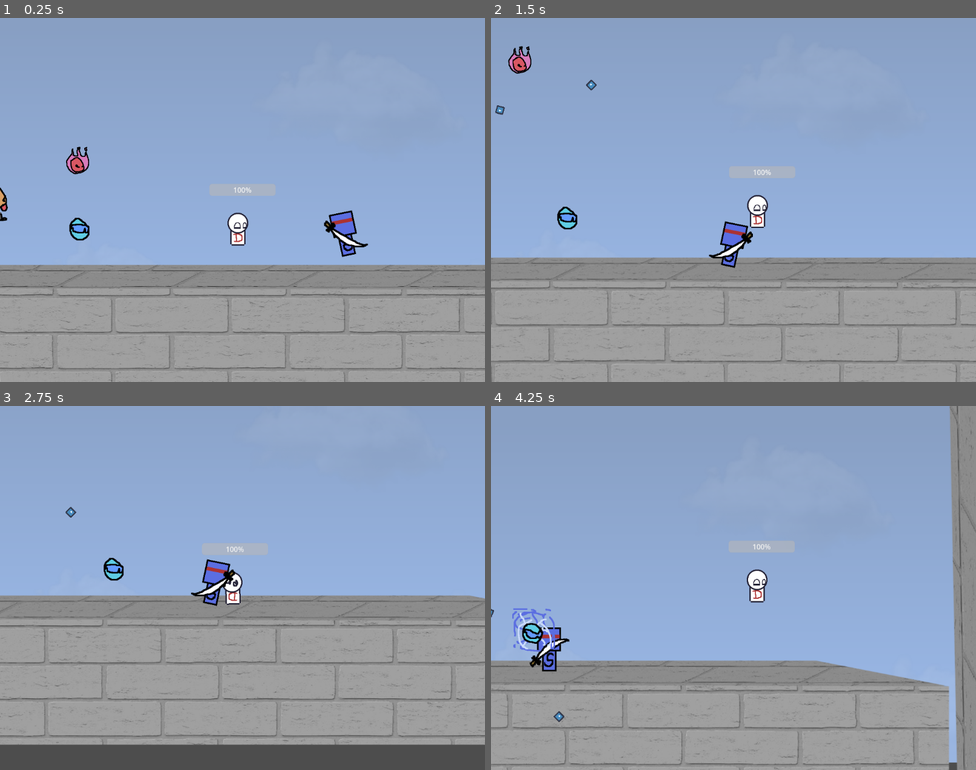
Above: before the commit, frames 1-4 (two rows, left to right).
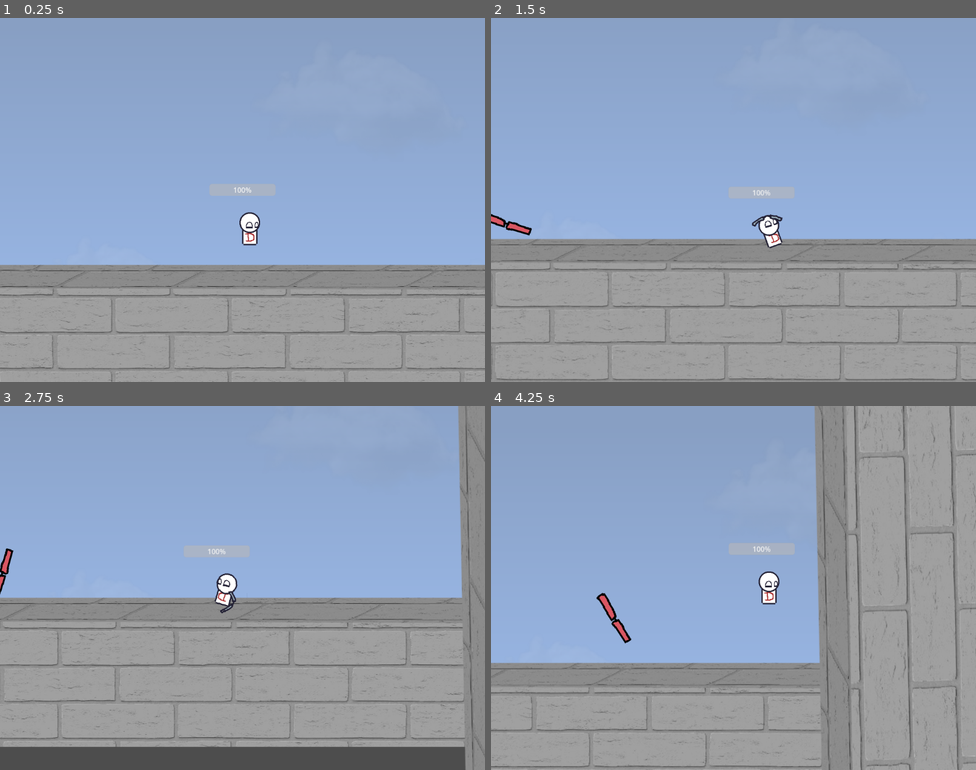
Above: after the commit, the same moments.

Repository: ManikomTMNT/DaysToGetEven
Game: Godot game, scene res://scene/main.tscn
Two runs of this game, one before a commit and one after it. Both use one fixed random seed, a clock stepped at 60 frames per second and the inputs below. The engine's default icon, where the game draws it, is replaced by a stand-in: a white triangle on a blue panel in a dark square.
Inputs:
- Up to frame 1 (0.25 s): no input
- Up to frame 2 (1.5 s): hold D (right) from 0.53 s (still down); tap K (atk) at 0.6, 1.35 s; tap J (jump) at 0.77 s
- Up to frame 3 (2.75 s): tap J (jump) at 1.52 s; release D (right) at 2.03 s; hold A (left) from 2.03 s (still down); tap L (dash) at 2.1 s; tap K (atk) at 2.3 s
- Up to frame 4 (4.25 s): release A (left) at 2.78 s; hold D (right) from 2.78 s (still down); tap K (atk) at 2.85, 3.6 s; tap J (jump) at 3.02, 3.77 s

The runs differ from the first frame. In frame 1, 1.7% of the frame differs, in the area x 0-76%, y 35-66%; in frame 2, 11%; in frame 3, 10%; in frame 4, 28%, in the area x 0-100%, y 0-100%.

Commit message:
owesome

Diff:
--- a/scene/Punchenem.tscn
+++ b/scene/Punchenem.tscn
@@ -68,33 +68,40 @@
 hp = 500
 
 [node name="CollisionShape2D" type="CollisionShape2D" parent="." unique_id=601886129]
-position = Vector2(4.5, 0.5)
+position = Vector2(4.4999995, 0.49999997)
+scale = Vector2(0.91024387, 0.99999994)
 shape = SubResource("RectangleShape2D_x2ouf")
 
 [node name="Area2D" type="Area2D" parent="." unique_id=15620208]
+scale = Vector2(0.9102439, 1)
 
 [node name="CollisionShape2D2" type="CollisionShape2D" parent="Area2D" unique_id=576573970]
 position = Vector2(4.5, 0.5)
 shape = SubResource("RectangleShape2D_x2ouf")
 
 [node name="Area2D2" type="Area2D" parent="." unique_id=988670838]
+position = Vector2(-20.19512, 0)
 script = ExtResource("2_kmx34")
+atkrate = 0
 sort = "punch"
+dmg = 150
 
 [node name="F" type="CollisionShape2D" parent="Area2D2" unique_id=395228510]
-position = Vector2(15, 1)
+position = Vector2(36.46341, 5.9604645e-08)
 shape = SubResource("RectangleShape2D_x2ouf")
 
 [node name="Area2D3" type="Area2D" parent="." unique_id=1165676366]
-position = Vector2(-100, 0)
+position = Vector2(-85.26829, 0)
 script = ExtResource("2_kmx34")
+atkrate = 1
 sort = "punch"
+dmg = 150
 
 [node name="F2" type="CollisionShape2D" parent="Area2D3" unique_id=162680758]
-position = Vector2(95, -3)
+position = Vector2(77.414635, -3.5527137e-15)
 shape = SubResource("RectangleShape2D_x2ouf")
 
 [node name="AnimatedSprite2D" type="AnimatedSprite2D" parent="." unique_id=970009368]
 scale = Vector2(0.416, 0.416)
 sprite_frames = SubResource("SpriteFrames_x2ouf")
-frame_progress = 0.7251857
+frame_progress = 0.76120335
--- a/scene/Shock Enemy.tscn
+++ b/scene/Shock Enemy.tscn
@@ -53,11 +53,11 @@
 "speed": 9.0
 }]
 
-[sub_resource type="CircleShape2D" id="CircleShape2D_jevan"]
-radius = 12.165525
-
 [sub_resource type="CircleShape2D" id="CircleShape2D_bccfb"]
 radius = 20.077877
+
+[sub_resource type="CircleShape2D" id="CircleShape2D_mrc5s"]
+radius = 4.5918365
 
 [node name="Shock Enemy" type="CharacterBody2D" unique_id=1787358943 groups=["Enemy"]]
 script = ExtResource("1_y4vu4")
@@ -69,18 +69,16 @@
 animation = &"shock"
 frame_progress = 0.17579618
 
-[node name="CollisionShape2D" type="CollisionShape2D" parent="." unique_id=601886129]
-shape = SubResource("CircleShape2D_jevan")
-
 [node name="AtkArea" type="Area2D" parent="." unique_id=988670838]
-position = Vector2(3.8146973e-06, -1.1920929e-07)
+position = Vector2(94, 18.999998)
 scale = Vector2(3.998626, 3.636487)
 script = ExtResource("2_y4vu4")
-atkrate = 17
+atkrate = 0
 sort = "shock"
+dmg = 50
 
 [node name="F" type="CollisionShape2D" parent="AtkArea" unique_id=395228510]
-position = Vector2(-0.5001717, -3.0248983)
+position = Vector2(-23.007902, -6.3247857)
 scale = Vector2(0.8851088, 0.9999999)
 shape = SubResource("CircleShape2D_bccfb")
 
@@ -97,5 +95,10 @@
 scale = Vector2(1.3424084, 1.2593709)
 texture = ExtResource("2_jevan")
 
+[node name="CollisionShape2D2" type="CollisionShape2D" parent="." unique_id=1902804530]
+position = Vector2(2, -1.0000076)
+scale = Vector2(1.96, 1.64)
+shape = SubResource("CircleShape2D_mrc5s")
+
 [connection signal="timeout" from="ShockTimer" to="." method="_on_shock_timer_timeout"]
 [connection signal="timeout" from="ShockVisTimer" to="." method="_on_shock_vis_timer_timeout"]
--- a/scene/Sword Enemy.tscn
+++ b/scene/Sword Enemy.tscn
@@ -80,8 +80,9 @@
 [node name="AtkArea" type="Area2D" parent="." unique_id=988670838]
 position = Vector2(58, -2)
 script = ExtResource("2_beljo")
-atkrate = 17
+atkrate = 0
 sort = "sword"
+dmg = 5
 
 [node name="F" type="CollisionShape2D" parent="AtkArea" unique_id=395228510]
 position = Vector2(-18, -23)
--- a/scene/TheEvener.tscn
+++ b/scene/TheEvener.tscn
@@ -3,6 +3,9 @@
 [ext_resource type="Script" uid="uid://djprghsij3dgn" path="res://scripts/TheEvener.gd" id="1_08ta4"]
 [ext_resource type="Texture2D" uid="uid://cixlpk5rn4h5j" path="res://sprites/Evener-Sheet.png" id="2_xd2e7"]
 [ext_resource type="Script" uid="uid://26uhv8cvnawu" path="res://scripts/EnemyAtkHit.gd" id="3_xd2e7"]
+
+[sub_resource type="RectangleShape2D" id="RectangleShape2D_x2ouf"]
+size = Vector2(59, 106)
 
 [sub_resource type="AtlasTexture" id="AtlasTexture_pd17r"]
 atlas = ExtResource("2_xd2e7")
@@ -120,11 +123,8 @@
 "speed": 9.0
 }]
 
-[sub_resource type="RectangleShape2D" id="RectangleShape2D_x2ouf"]
-size = Vector2(59, 106)
-
 [sub_resource type="RectangleShape2D" id="RectangleShape2D_pd17r"]
-size = Vector2(18.365646, 31.174286)
+size = Vector2(13.871706, 31.70942)
 
 [sub_resource type="AtlasTexture" id="AtlasTexture_3rjgh"]
 atlas = ExtResource("2_xd2e7")
@@ -144,30 +144,34 @@
 [node name="The Evener" type="CharacterBody2D" unique_id=1787358943 groups=["Boss", "Enemy"]]
 script = ExtResource("1_08ta4")
 
+[node name="CollisionShape2D" type="CollisionShape2D" parent="." unique_id=601886129]
+position = Vector2(-6.5, -15)
+shape = SubResource("RectangleShape2D_x2ouf")
+
 [node name="AnimatedSprite2D" type="AnimatedSprite2D" parent="." unique_id=1843714916]
 position = Vector2(2, -12)
 scale = Vector2(1.09375, 1.09375)
 sprite_frames = SubResource("SpriteFrames_qdfsg")
 
-[node name="CollisionShape2D" type="CollisionShape2D" parent="." unique_id=601886129]
-position = Vector2(-6.5, -15)
-shape = SubResource("RectangleShape2D_x2ouf")
-
 [node name="AtkArea" type="Area2D" parent="." unique_id=988670838]
-visible = false
 position = Vector2(6.9999995, 1.1920929e-07)
-scale = Vector2(3.998626, 3.636487)
+scale = Vector2(inf, 0.9647926)
 script = ExtResource("3_xd2e7")
 atkrate = 1
 sort = "nah"
 
-[node name="F" type="CollisionShape2D" parent="AtkArea" unique_id=395228510]
-position = Vector2(-2.875987, -3.5748763)
-scale = Vector2(0.8851085, 0.9999994)
-shape = SubResource("RectangleShape2D_pd17r")
+[node name="CollisionShape2D" type="CollisionShape2D" parent="AtkArea" unique_id=972491106]
+position = Vector2(-6.5, -15)
+shape = SubResource("RectangleShape2D_x2ouf")
 
 [node name="bULLET" type="CharacterBody2D" parent="." unique_id=1878137880]
 position = Vector2(-51, 1)
+
+[node name="F" type="CollisionShape2D" parent="bULLET" unique_id=645029702]
+position = Vector2(-10.5, -21.5)
+scale = Vector2(0.8851084, 0.99999934)
+shape = SubResource("RectangleShape2D_pd17r")
+disabled = true
 
 [node name="AnimatedSprite2D" type="AnimatedSprite2D" parent="bULLET" unique_id=1036175799]
 position = Vector2(0, -21)
@@ -179,8 +183,16 @@
 script = ExtResource("3_xd2e7")
 atkrate = 1
 sort = "nah"
+dmg = 10
 
 [node name="F" type="CollisionShape2D" parent="bULLET/AtkArea2" unique_id=1316576989]
-position = Vector2(-2.8759866, -3.574876)
-scale = Vector2(0.8851084, 0.99999934)
+position = Vector2(-2.9360352, -3.2225018)
+scale = Vector2(0.88510853, 0.9999999)
 shape = SubResource("RectangleShape2D_pd17r")
+
+[node name="ProgressBar" type="ProgressBar" parent="." unique_id=338753140]
+offset_left = -6.0
+offset_top = -111.0
+offset_right = -2.0
+offset_bottom = -84.0
+max_value = 2000.0
--- /dev/null
+++ b/scene/area_2d.gd
@@ -0,0 +1,11 @@
+extends Area2D
+
+
+# Called when the node enters the scene tree for the first time.
+func _ready() -> void:
+	pass # Replace with function body.
+
+
+# Called every frame. 'delta' is the elapsed time since the previous frame.
+func _process(delta: float) -> void:
+	pass
--- a/scene/main.tscn
+++ b/scene/main.tscn
@@ -2,11 +2,8 @@
 
 [ext_resource type="Texture2D" uid="uid://xkpquiyw7fu8" path="res://sprites/ta.png" id="1_brvut"]
 [ext_resource type="PackedScene" uid="uid://byjybywmvd8xd" path="res://scene/player.tscn" id="1_itxqv"]
-[ext_resource type="PackedScene" uid="uid://upsvndihhqsd" path="res://scene/Fire Enemy.tscn" id="3_wp4xf"]
 [ext_resource type="Texture2D" uid="uid://c5t7dk4xudn7t" path="res://sprites/platform.png" id="4_0ha60"]
-[ext_resource type="PackedScene" uid="uid://bi52s623cn10q" path="res://scene/Sword Enemy.tscn" id="5_4j5ol"]
-[ext_resource type="PackedScene" uid="uid://8v0ijq2346iv" path="res://scene/Punchenem.tscn" id="6_p1hux"]
-[ext_resource type="PackedScene" uid="uid://d2vn6ji64nbwe" path="res://scene/Shock Enemy.tscn" id="7_of57s"]
+[ext_resource type="PackedScene" uid="uid://b8vvncj6jj2kt" path="res://scene/TheEvener.tscn" id="4_brvut"]
 
 [sub_resource type="RectangleShape2D" id="RectangleShape2D_v0l8b"]
 size = Vector2(2402, 278)
@@ -27,7 +24,8 @@
 position = Vector2(537.00037, 783)
 
 [node name="CollisionShape2D3" type="CollisionShape2D" parent="StaticBody2D" unique_id=1770816283]
-position = Vector2(81.99963, -915)
+z_index = 2
+position = Vector2(-240.00037, -921.00006)
 rotation = -1.5811106
 scale = Vector2(1.0000001, 1)
 shape = SubResource("RectangleShape2D_v0l8b")
@@ -42,35 +40,26 @@
 shape = SubResource("RectangleShape2D_v0l8b")
 
 [node name="Platform2" type="Sprite2D" parent="StaticBody2D" unique_id=1744751093]
-position = Vector2(101.99963, -699)
+position = Vector2(-260.00037, -724.99994)
 rotation = -1.5908741
 scale = Vector2(1.7421622, 1.3201987)
 skew = -0.005214691
 texture = ExtResource("4_0ha60")
 
 [node name="Platform3" type="Sprite2D" parent="StaticBody2D" unique_id=1529405458]
-position = Vector2(-2373.0005, -229)
+position = Vector2(-2302, -235)
 rotation = 1.5830536
 scale = Vector2(1.3200425, 1.319976)
 skew = -0.0052223206
 texture = ExtResource("4_0ha60")
 
 [node name="CollisionShape2D2" type="CollisionShape2D" parent="StaticBody2D" unique_id=2045855235]
-position = Vector2(-2474, -772)
+position = Vector2(-2314.0005, -783.00006)
 rotation = 1.5850079
 shape = SubResource("RectangleShape2D_v0l8b")
 
 [node name="Player" parent="." unique_id=929837633 instance=ExtResource("1_itxqv")]
 position = Vector2(-720, 441)
 
-[node name="Puncher" parent="." unique_id=1787358943 instance=ExtResource("6_p1hux")]
-position = Vector2(-1305, 452)
-
-[node name="Sworder" parent="." unique_id=1807636305 instance=ExtResource("5_4j5ol")]
-position = Vector2(-467, 552)
-
-[node name="Fire Enemy" parent="." unique_id=1903832750 instance=ExtResource("3_wp4xf")]
-position = Vector2(-1122, 301)
-
-[node name="Shock Enemy" parent="." unique_id=1013776141 instance=ExtResource("7_of57s")]
-position = Vector2(-1139, 551)
+[node name="The Evener" parent="." unique_id=1787358943 instance=ExtResource("4_brvut")]
+position = Vector2(-1449, 441)
--- a/scene/player.tscn
+++ b/scene/player.tscn
@@ -1,7 +1,6 @@
 [gd_scene format=3 uid="uid://byjybywmvd8xd"]
 
 [ext_resource type="Script" uid="uid://dr6d6f0lf5fh7" path="res://scripts/player.gd" id="1_hjaqi"]
-[ext_resource type="Texture2D" uid="uid://d35ceffx4g8le" path="res://icon.svg" id="2_fvtld"]
 [ext_resource type="Script" uid="uid://bixp7320tui7y" path="res://scripts/PlayerAtkHit.gd" id="3_fvtld"]
 [ext_resource type="Texture2D" uid="uid://3nw0n4anc5bd" path="res://sprites/Day-Sheet.png" id="4_ct4mp"]
 [ext_resource type="Texture2D" uid="uid://bb2bkfptiyjvp" path="res://sprites/dude.png" id="5_s4jxa"]
@@ -386,21 +385,15 @@
 script = ExtResource("1_hjaqi")
 
 [node name="AtkCollisionBox" type="Area2D" parent="." unique_id=2113646932]
-visible = false
-position = Vector2(44, 0)
+position = Vector2(80, 1)
 script = ExtResource("3_fvtld")
 dmg = 10
 isjk = true
 
 [node name="CollisionShape2D" type="CollisionShape2D" parent="AtkCollisionBox" unique_id=582393859]
-position = Vector2(12.75, 0)
+position = Vector2(-21, -1)
+scale = Vector2(0.52, 1)
 shape = SubResource("RectangleShape2D_ddnp7")
-
-[node name="AtkIndicator" type="Sprite2D" parent="AtkCollisionBox" unique_id=536815534]
-visible = false
-position = Vector2(7.6293945e-06, 9.536743e-07)
-scale = Vector2(0.54281443, 0.6026434)
-texture = ExtResource("2_fvtld")
 
 [node name="Timer" type="Timer" parent="AtkCollisionBox" unique_id=173119670]
 one_shot = true
@@ -421,14 +414,18 @@
 offset_top = -102.0
 offset_right = 75.0
 offset_bottom = -75.0
+max_value = 200.0
 
 [node name="DizzyTimer" type="Timer" parent="." unique_id=521498616]
 
 [node name="AnimatedSprite2D" type="AnimatedSprite2D" parent="." unique_id=1850229253]
-position = Vector2(-6.999998, 5.000003)
+z_index = 2
+position = Vector2(20.000002, 3.9999998)
 scale = Vector2(0.77, 0.77)
 sprite_frames = SubResource("SpriteFrames_qdfsg")
-animation = &"punched"
+animation = &"attack"
+frame = 2
+frame_progress = 1.0
 
 [node name="AnimatedSprite2D2" type="AnimatedSprite2D" parent="." unique_id=2127076357]
 visible = false
@@ -439,7 +436,7 @@
 frame_progress = 0.91975033
 
 [node name="ExplosionArea" type="Area2D" parent="." unique_id=1737228890]
-position = Vector2(3, 10)
+position = Vector2(33, 8)
 scale = Vector2(0.7788358, 0.7788358)
 script = ExtResource("3_fvtld")
 dmg = 5
@@ -467,10 +464,10 @@
 autostart = true
 
 [node name="SpurtA" type="Area2D" parent="." unique_id=1988401759]
-position = Vector2(3, 10)
+position = Vector2(32, 2)
 scale = Vector2(0.7788358, 0.7788358)
 script = ExtResource("3_fvtld")
-dmg = 2
+dmg = 30
 
 [node name="CollisionShape2D" type="CollisionShape2D" parent="SpurtA" unique_id=1304022336]
 position = Vector2(321.43945, 8.987776)
@@ -495,7 +492,7 @@
 offset = Vector2(63.902836, -1.8866405)
 
 [node name="CollisionShape2D2" type="CollisionShape2D" parent="SpurtA" unique_id=1343886972]
-position = Vector2(-358.227, 8.987775)
+position = Vector2(-319.70795, 8.987775)
 shape = SubResource("RectangleShape2D_of57s")
 
 [node name="AbilityTimer" type="Timer" parent="." unique_id=964760264]
--- a/scripts/Bullet.gd
+++ b/scripts/Bullet.gd
@@ -7,7 +7,8 @@
 	if direction != Vector2.ZERO:
 		position += direction * speed * delta
 
-func _on_area_2d_body_entered(body: Node2D) -> void:
-	if body.is_in_group("Player"):
-		body.ow(sign(0), "firebull",0)
-		queue_free()
+	var lll = get_overlapping_bodies()
+	for body in lll:
+		if body.is_in_group("Player"):
+			body.ow(sign(0), "firebull",150)
+			queue_free()
--- a/scripts/Enemy.gd
+++ b/scripts/Enemy.gd
@@ -4,7 +4,7 @@
 
 const SPEED = 300.0
 const JUMP_VELOCITY = -400.0
-const ENEMSPD = 100
+const ENEMSPD = 300
 
 @export var hp = 100;
 var hh = 0;
@@ -37,23 +37,18 @@
 		dir = position.direction_to(player.global_position)
 		velocity.x = dir.x * ENEMSPD
 
-	if dir.x < 0:
-		$AnimatedSprite2D.flip_h = true
-	else:
-		$AnimatedSprite2D.flip_h = false
+		if dir.x < 0:
+			$AnimatedSprite2D.flip_h = true
+		else:
+			$AnimatedSprite2D.flip_h = false
 
-	if has_node("AtkArea"):
-		if velocity.x > 0:
-			$AtkArea.position.x = 58;
-		elif velocity.x < 0:
-			$AtkArea.position.x = -58;
 
 	if gothit:
 		gothit = false
-		velocity.x -= 1000*sign(dir.x)
+		velocity.x -= 300*sign(dir.x)
 
-
-	if isjmp and is_on_floor() and randi_range(0,10000) < 10000/2:
-		velocity.y = -500
+	if player:
+		if isjmp and is_on_floor() and randi_range(0,10000) < 10000/2:
+			velocity.y = -500
 
 	move_and_slide()
--- a/scripts/PlayerAtkHit.gd
+++ b/scripts/PlayerAtkHit.gd
@@ -19,7 +19,7 @@
 		if Input.is_action_just_pressed("atk") and not  $"..".dizz and ($"..".state == $"..".States.NORMAL) or ($"..".state == $"..".States.ELECTRIC):
 			if $"..".state == $"..".States.ELECTRIC:
 				pdmg = dmg
-				dmg = 3
+				dmg = 20
 			else:
 				dmg = pdmg
 			is_atking = true;
--- a/scripts/ShockEnemy.gd
+++ b/scripts/ShockEnemy.gd
@@ -22,7 +22,7 @@
 
 func _physics_process(delta: float) -> void:
 	var dir = 0
-
+	print(hp);
 
 	if hp < 1:
 		queue_free()
@@ -32,15 +32,14 @@
 	if player:
 		dir = position.direction_to(player.global_position)
 		velocity = dir * ENEMSPD
-
-	if velocity.x > 0:
-		$AtkArea.position.x = 58;
-	elif velocity.x < 0:
-		$AtkArea.position.x = -58;
-
+		for i in get_slide_collision_count():
+			var collision := get_slide_collision(i)
+			var collider := collision.get_collider()
+			if collider.is_in_group("Player") and player:
+				queue_free()
 	if gothit:
 		gothit = false
-		velocity.x -= 1000*sign(dir.x)
+		velocity.x -= 300*sign(dir.x)
 
 
 	if isjmp and is_on_floor():
--- a/scripts/TheEvener.gd
+++ b/scripts/TheEvener.gd
@@ -5,7 +5,7 @@
 const JUMP_VELOCITY = -400.0
 const ENEMSPD = 100
 
-var hp = 100;
+var hp = 2000;
 var gothit = false;
 @export var isjmp = false;
 
@@ -25,6 +25,7 @@
 
 func ow(k):
 	gothit = true;
+	hp -= 10;
 
 func _ready() -> void:
 	$AtkArea.can_dmg = false;
@@ -32,7 +33,7 @@
 
 func _physics_process(delta: float) -> void:
 	var dir = 0
-
+	$ProgressBar.value = hp
 
 	if not is_on_floor():
 		velocity += get_gravity() * delta
@@ -44,51 +45,42 @@
 
 	if player:
 		dir = position.direction_to(player.global_position)
-
-	if self.is_in_group("Boss"):
-		time += 1;
-		match even:
-			States.IDLE:
-				$AnimatedSprite2D.play("default")
-				if time > 5:
+	if player:
+		if self.is_in_group("Boss"):
+			time += 1;
+			match even:
+				States.IDLE:
+					$AnimatedSprite2D.play("default")
+					if time > 5:
+						if is_on_floor():
+							time = 0;
+							even = randi_range(0,1)
+				States.JUMP:
+					$AnimatedSprite2D.play("default")
+					velocity.y = -500
+					velocity.x = sign(dir.x)*randi_range(-400,400)
 					if is_on_floor():
-						time = 0;
-						even = randi_range(0,1)
-			States.JUMP:
-				$AnimatedSprite2D.play("default")
-				velocity.y = -500
-				velocity.x = sign(dir.x)*randi_range(-400,400)
-				if is_on_floor():
-					var pp = escenes[randi_range(0,3)].instantiate()
-					pp.global_position = self.global_position
-					get_tree().current_scene.add_child(pp)
-					even = States.IDLE
-			States.THROW:
-				if sign(dir.x) > 0:
-					$AnimatedSprite2D.flip_h = false
-				else:
-					$AnimatedSprite2D.flip_h = true
-				if p:
-					time = 0
-					$AnimatedSprite2D.play("throw")
-				$AnimatedSprite2D.animation_finished.connect(func(): p = false)
-				if (not p):
-					time += 1;
-					$bULLET.rotate(30)
-					$bULLET.global_position = lerp($bULLET.global_position, player.global_position, 0.1)
-					p = false
-					if time > 30:
-						$bULLET.position == Vector2(-51.0,1)
+						var pp = escenes[randi_range(0,3)].instantiate()
+						pp.global_position = self.global_position + Vector2(50,50)
+						get_tree().current_scene.add_child(pp)
 						even = States.IDLE
+				States.THROW:
+					if p:
+						time = 0
+						$AnimatedSprite2D.play("throw")
+					$AnimatedSprite2D.animation_finished.connect(func(): p = false)
+					if (not p):
+						time += 1;
+						$bULLET.rotate(30)
+						$bULLET.global_position = lerp($bULLET.global_position, player.global_position, 0.05)
+						p = false
+						if time > 30:
+							$bULLET.position == Vector2(-51.0,1)
+							even = States.IDLE
 
 
 
 
-
-	if velocity.x > 0:
-		$AtkArea.position.x = 58;
-	elif velocity.x < 0:
-		$AtkArea.position.x = -58;
 
 	if gothit:
 		hp -= 10
--- a/scripts/player.gd
+++ b/scripts/player.gd
@@ -36,8 +36,8 @@
 var timer = 0
 
 func ow(di, sort, dmg):
-
 	if state == States.NORMAL:
+		hp -= dmg;
 		dizz = true
 		timer = 0
 		match sort:
@@ -55,8 +55,6 @@
 
 
 func _ready():
-	hp_bar.max_value = 100
-	hp_bar.value = hp
 	$SpurtA/AnimatedSprite2D.hide();
 
 func _playermov(delta):
@@ -90,12 +88,12 @@
 
 	# Attack collision position
 	if Input.is_action_pressed("left"):
-		$AtkCollisionBox.position.x = -87
+		$AtkCollisionBox.position.x = -73
 		$AnimatedSprite2D.flip_h = true
 		dirr = -1;
 
 	elif Input.is_action_pressed("right"):
-		$AtkCollisionBox.position.x = 87
+		$AtkCollisionBox.position.x = -28
 		$AnimatedSprite2D.flip_h = false
 		dirr = 1;
 
@@ -154,6 +152,15 @@
 	move_and_slide()
 
 func _physics_process(delta: float) -> void:
+	hp_bar.value = hp
+	if hp < 200:
+		hp += 1;
+
+	print(hp)
+
+	if hp < 0:
+		queue_free()
+
 	match state:
 		States.NORMAL:
 			_playermov(delta)
Not shown, added: scene/area_2d.gd.uid
